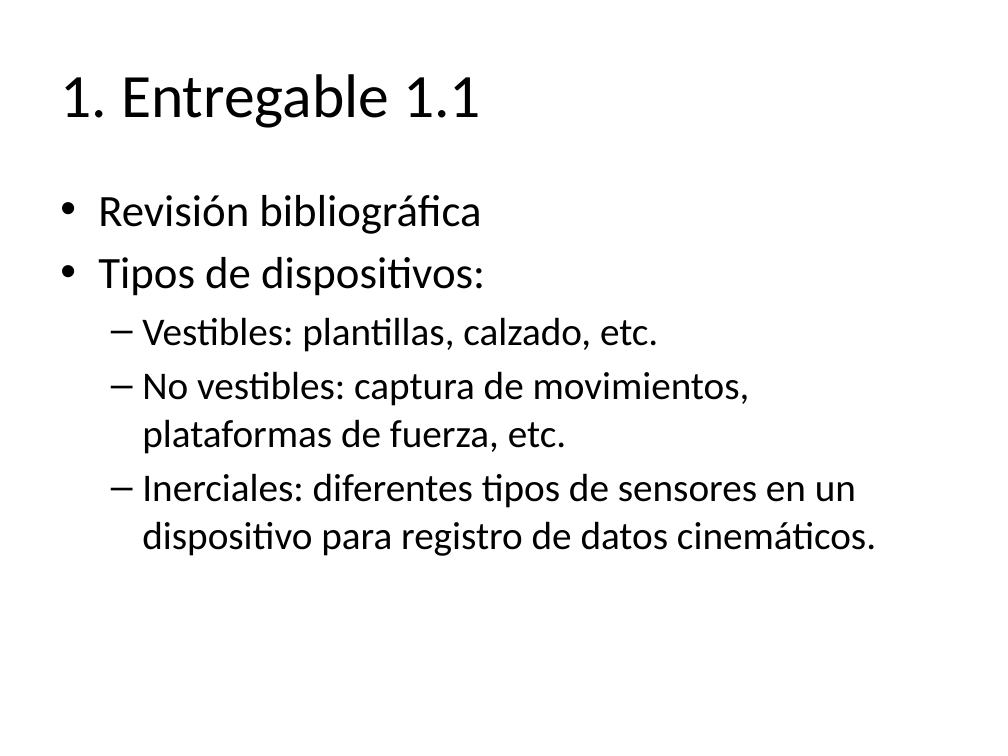
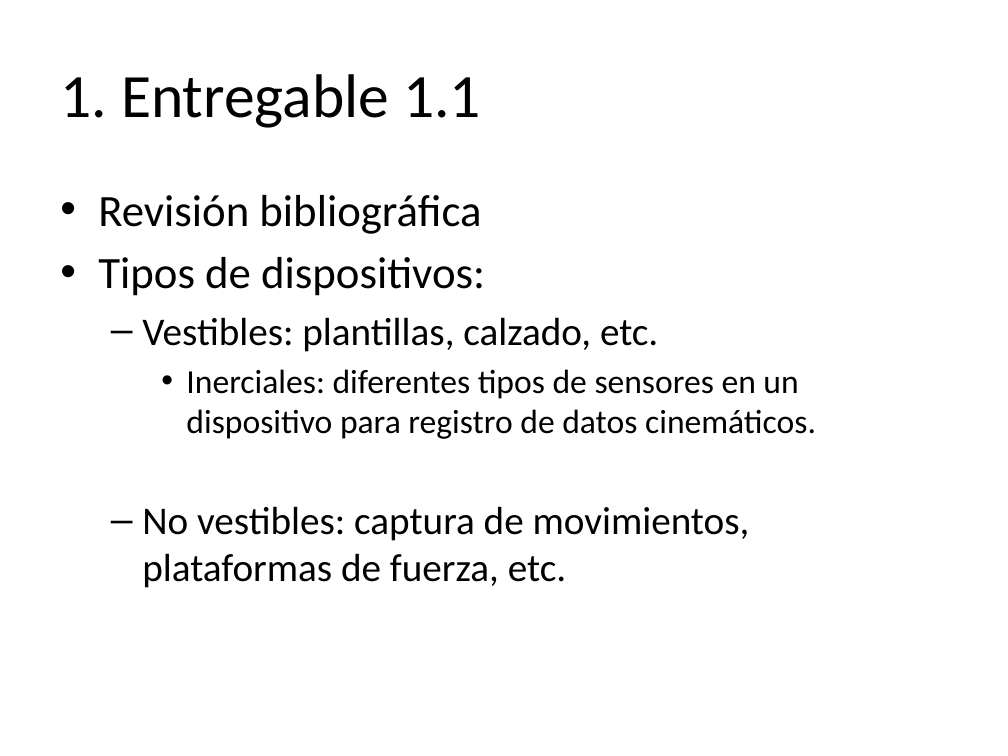
Before and after one commit to JoseIBCgh/prefall, a slide deck: slide 5 of IBC_CTIC_hito1_ela.pptx. Drawn at 1008x756 pixels with LibreOffice and Linux fonts; fonts in the diff are those of the drawing; background and template pictures are left out. Boxes give left, top, right and bottom in pixels: in the first picture for what was removed or moved away, otherwise in the second. Text is boxed around its words. In the diff, an @@ line names an element or a change of style, - is before the commit and + after.

```diff
--- a/IBC_CTIC_hito1_ela.pptx
+++ b/IBC_CTIC_hito1_ela.pptx
@@ text at (186,369,816,439): paragraph added @@
+    • Inerciales: diferentes tipos de sensores en un dispositivo para registro de datos cinemáticos.
@@ text at (142,473,876,556): paragraph removed @@
-  – Inerciales: diferentes tipos de sensores en un dispositivo para registro de datos cinemáticos.
```
Also in this commit, not shown: 3 other slides changed, 15 other files.
